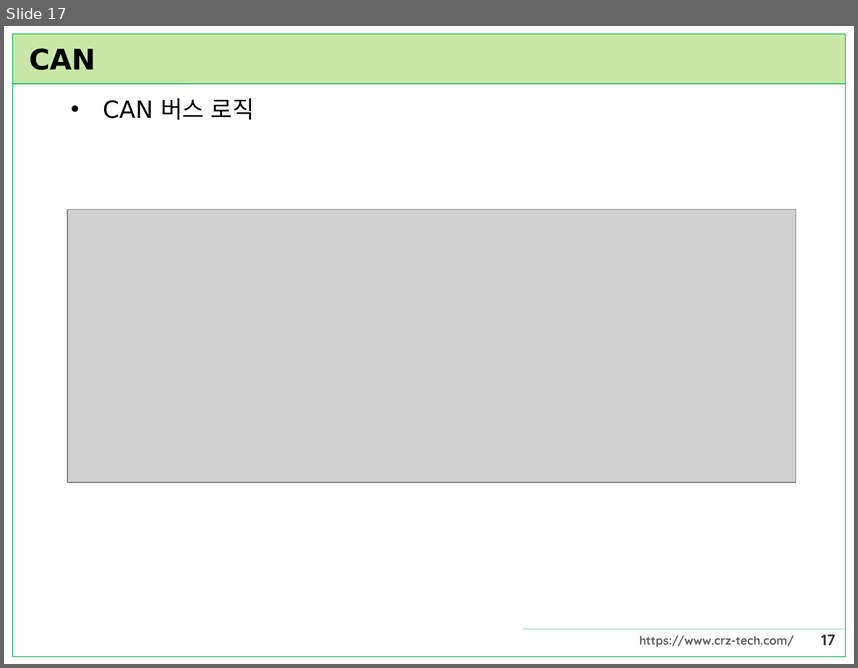
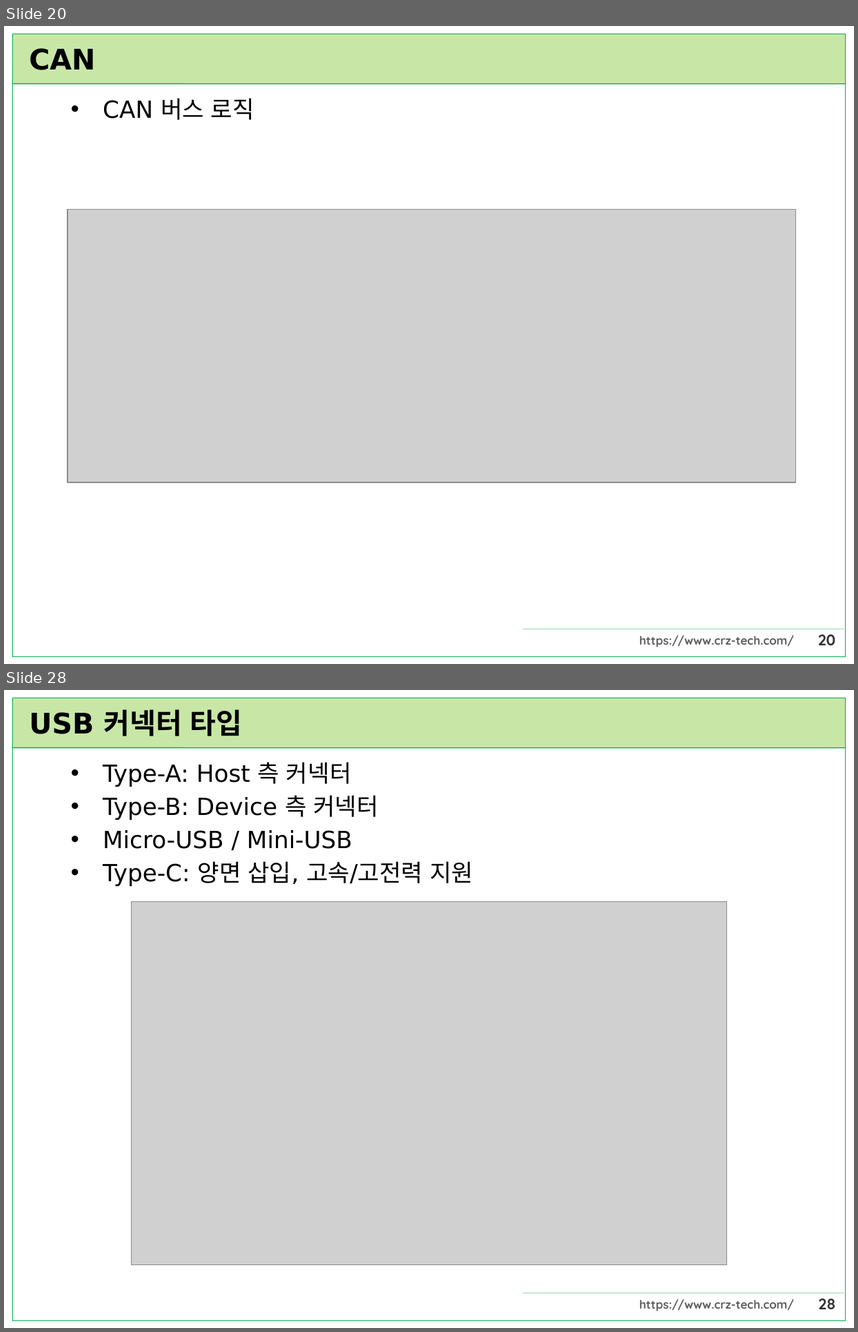
Before and after one commit to CRZ-Technology/Mango-M32, a slide deck: Mango-M32F4/23.통신프로토콜/통신프로토콜.pptx. Shown one above the other, each under a label of ours: slide 17 before the commit, slides 20 and 28 after it; the slides between them are not shown. The pictures are 858x668 and 858x1332 pixels, drawn with LibreOffice and Linux fonts; fonts in the diff are those of the drawing; grey boxes stand for pictures. Boxes give left, top, right and bottom in pixels: in the first picture for what was removed or moved away, otherwise in the second. Text is boxed around its words. In the diff, an @@ line names an element or a change of style, - is before the commit and + after.

```diff
--- a/Mango-M32F4/23.통신프로토콜/통신프로토콜.pptx
+++ b/Mango-M32F4/23.통신프로토콜/통신프로토콜.pptx
@@ slide 28 added at <box>4,690,854,1328</box>, background #FFFFFF; not listed: 6 template elements that a slide beside it also shows @@
@@ title added at <box>29,709,243,736</box>, 24 pt, text #000000, bold @@
+USB 커넥터 타입
@@ text added at <box>103,762,473,886</box>, 20 pt, text #000000 @@
+• Type-A: Host 측 커넥터
+• Type-B: Device 측 커넥터
+• Micro-USB / Mini-USB
+• Type-C: 양면 삽입, 고속/고전력 지원
@@ picture added at <box>132,902,727,1265</box> @@
@@ what was slide 17 is now slide 20 @@
@@ page number at <box>818,634,836,645</box>: text changed @@
-17
+20
```
Also in this commit, not shown: 35 other slides added, 1 other file.
